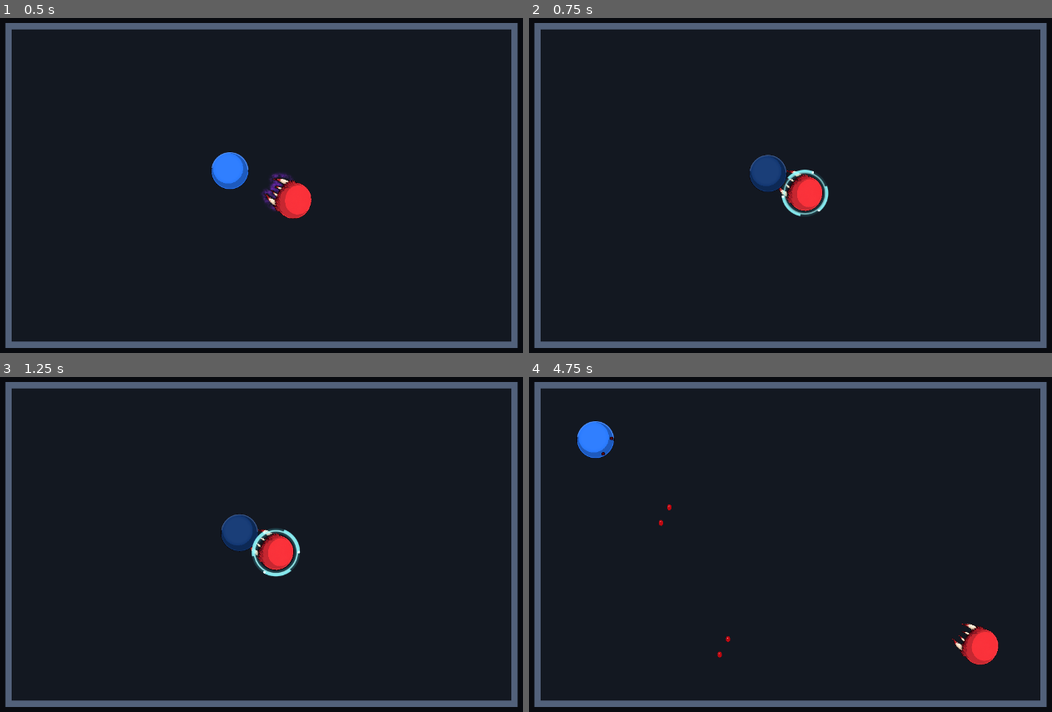
Above: before the commit, frames 1-4 (two rows, left to right).
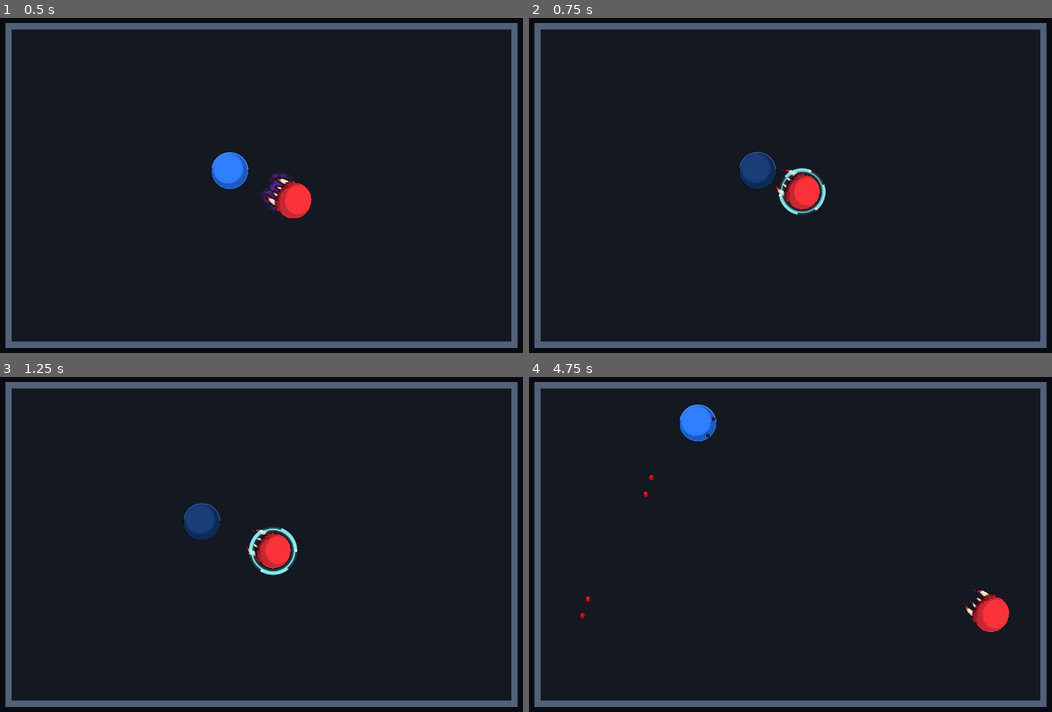
Above: after the commit, the same moments.

Repository: Esoptron/BallArena
Game: Godot game, scene res://scenes/main.tscn
Two runs of this game, one before a commit and one after it. Both use one fixed random seed, a clock stepped at 60 frames per second and the inputs below.
Inputs:
- Up to frame 1 (0.5 s): no input
- Up to frame 2 (0.75 s): no input
- Up to frame 3 (1.25 s): no input
- Up to frame 4 (4.75 s): no input

Frame 1 is identical in both runs. In frame 2, 1.2% of the frame differs, in the area x 40-58%, y 39-60%; in frame 3, 1.9%; in frame 4, 2.7%, in the area x 9-92%, y 8-87%.

Commit message:
Carry bitten victim in vampire incoming direction at one-third speed

Diff:
--- a/scripts/vampire.gd
+++ b/scripts/vampire.gd
@@ -12,7 +12,6 @@
 @export_range(0.0, 100.0, 1.0) var bite_reach: float = 30.0
 @export_range(0.0, 30.0, 0.1) var recovery_time: float = 1.0
 @export_range(0.0, 0.6, 0.01) var tooth_immersion: float = 1.0 / 3.0
-@export_range(0.0, 40.0, 0.5) var bite_pull_distance: float = 6.0
 
 var has_bitten: bool = false
 var ticks_remaining: int = 0
@@ -25,9 +24,8 @@
 var _clock: float = 0.0
 var _bite_elapsed: float = 0.0
 var _fixed_fang_diameter: float = 70.0
-var _pull_start_separation: float = 0.0
-var _pull_goal_separation: float = 0.0
-var _pull_direction: Vector2 = Vector2.RIGHT
+var _carry_velocity: Vector2 = Vector2.ZERO
+var _victim_freeze_mode: int = RigidBody2D.FREEZE_MODE_STATIC
 
 
 func _ready() -> void:
@@ -74,7 +72,7 @@
 			_finish_bite()
 		else:
 			_bite_elapsed += delta
-			_advance_pull(delta)
+			_advance_carried_motion(delta)
 			_tick_elapsed += delta
 			var interval := bite_duration / bite_units
 			while _tick_elapsed + 0.000001 >= interval and ticks_remaining > 0:
@@ -102,6 +100,11 @@
 		return false
 	if not is_instance_valid(victim) or victim == fighter or victim.current_health <= 0 or victim.is_invulnerable():
 		return false
+	var opening_direction := fighter.linear_velocity.normalized()
+	if opening_direction.is_zero_approx():
+		opening_direction = fighter.get("_last_direction") as Vector2
+	_carry_velocity = opening_direction * (fighter.movement_speed / 3.0)
+	_victim_freeze_mode = victim.freeze_mode
 	_fixed_fang_diameter = fighter.visual_diameter()
 	fighter.begin_feeding(_fixed_fang_diameter)
 	bite_target = victim
@@ -114,6 +117,7 @@
 	fighter.hold_motion(self)
 	fighter.set_invulnerable(self, true)
 	victim.hold_motion(self)
+	victim.freeze_mode = RigidBody2D.FREEZE_MODE_KINEMATIC
 	victim.paralyze(bite_duration)
 	_place_for_bite(victim)
 	bite_started.emit(victim)
@@ -137,6 +141,7 @@
 			away = Vector2.RIGHT
 		if completed and victim.current_health > 0:
 			victim.apply_bite_marks(fighter.global_position, mark_spacing)
+		victim.freeze_mode = _victim_freeze_mode
 		victim.prevent_attacks(recovery_time)
 		victim.release_motion(self, away)
 	fighter.end_feeding()
@@ -154,14 +159,18 @@
 	return _fixed_fang_diameter if bite_target != null else fighter.visual_diameter()
 
 
-func _advance_pull(delta: float) -> void:
-	var progress := clampf(_bite_elapsed / bite_duration, 0.0, 1.0)
-	var separation := lerpf(_pull_start_separation, _pull_goal_separation, progress)
-	var destination := fighter.global_position + _pull_direction * separation
-	var displacement := destination - bite_target.global_position
-	# The helpless body is driven once per physics step instead of normal free motion.
-	bite_target.global_position = destination
-	bite_target.linear_velocity = displacement / delta
+func _advance_carried_motion(delta: float) -> void:
+	var motion := _carry_velocity * delta
+	for impact in 4:
+		var collision := bite_target.move_and_collide(motion, false, 0.001)
+		if collision == null:
+			break
+		var normal := collision.get_normal()
+		_carry_velocity = _carry_velocity.bounce(normal)
+		motion = collision.get_remainder().bounce(normal)
+		if motion.is_zero_approx():
+			break
+	bite_target.linear_velocity = _carry_velocity
 
 
 func fang_spacing() -> float:
@@ -185,12 +194,6 @@
 	var separation := fang_tip_depth() + victim_surface - exposed_length * tooth_immersion
 	# Keep the circular bodies separate even if a low-health pulse later grows.
 	separation = maxf(separation, (fighter.diameter + victim.diameter) * 0.5 + 0.5)
-	_pull_goal_separation = separation
-	var available_pull := maxf(0.0, fang_tip_depth() + victim_surface - separation - 0.2)
-	_pull_start_separation = separation + minf(available_pull,
-		bite_pull_distance * _fixed_fang_diameter / fighter.diameter)
-	_pull_direction = toward
-	separation = _pull_start_separation
 	fighter.global_position = victim.global_position - toward * separation
 	# At a wall, translate the pair together instead of pushing a body through it.
 	var arena := fighter.get_parent().get_parent() as BallArena
--- a/tests/vampire_test.gd
+++ b/tests/vampire_test.gd
@@ -22,6 +22,7 @@
 	await test_protected_bite()
 	await test_shared_statuses_and_wounds()
 	await test_tooth_immersion()
+	await test_carried_direction()
 	await test_bite_body_pulse()
 	await test_visuals_and_health()
 	await test_live_low_health()
@@ -110,11 +111,10 @@
 	check(red.current_health == 99 and blue.current_health == 51,
 		"First 0.3-second tick should deal and heal exactly one unit.")
 	await ticks(620)
-	check(red.is_paralyzed() and red.position.distance_to(pinned_position) > 5.0
-		and red.position.distance_to(blue.position) < pinned_position.distance_to(blue.position),
-		"Victim must slowly move toward the vampire throughout the bite.")
-	check(red.linear_velocity.length() > 0.0 and red.linear_velocity.length() < 10.0,
-		"Controlled victim movement must be slow, not the normal ball speed.")
+	check(red.is_paralyzed() and red.position.distance_to(pinned_position) > 100.0,
+		"Helpless victim must continue moving rather than remain pinned.")
+	check(absf((fangs.get("_carry_velocity") as Vector2).length() - blue.movement_speed / 3.0) < 0.05,
+		"Victim must move at exactly one third of the attacker's configured speed.")
 	check(blue.position.distance_to(attacker_position) < 0.01 and blue.freeze,
 		"Attacker must remain fixed for the entire bite.")
 	check(tick_damage.size() == 9, "Nine ticks should have completed before 3 seconds.")
@@ -325,15 +325,14 @@
 		red.position = blue.position - direction * 95.0
 		var fangs := red.get_node("Vampire") as VampireFangs
 		check(fangs.try_bite(blue), "Immersion fixture must start a bite.")
-		await ticks(600)
 		var spacing := red.position.distance_to(blue.position)
 		var radius := red.visual_diameter() * 0.5
 		var side := fangs.fang_spacing() * 0.5
 		var front_surface := spacing - sqrt(35.0 * 35.0 - side * side)
 		var exposed_length := fangs.fang_tip_depth() - sqrt(radius * radius - side * side)
 		var hidden_fraction := (fangs.fang_tip_depth() - front_surface) / exposed_length
-		check(hidden_fraction > 0.20 and hidden_fraction < 1.0 / 3.0 + 0.01,
-			"Victim must be pulled progressively toward one-third fang immersion.")
+		check(absf(hidden_fraction - 1.0 / 3.0) < 0.01,
+			"Opening bite must immerse one third of the long fangs.")
 		check(spacing >= 70.0, "Circular bodies must remain separate during immersion.")
 		check(red.z_index + fangs.z_index < blue.z_index
 			and red.z_index + fangs.z_index > arena.z_index,
@@ -382,3 +381,44 @@
 	check(is_equal_approx(((red.get_node("CollisionShape2D") as CollisionShape2D).shape
 		as CircleShape2D).radius, 33.25), "Collider must follow the subtle body pulse.")
 	await remove_arena(arena)
+
+
+func test_carried_direction() -> void:
+	for speed in [180.0, 320.0, 600.0]:
+		var arena := new_arena()
+		var red := arena.get_node("Balls/RedBall") as ArenaBall
+		var blue := arena.get_node("Balls/BlueBall") as ArenaBall
+		red.opponent = null
+		blue.opponent = null
+		red.position = Vector2(420, 250)
+		blue.position = Vector2(515, 250)
+		red.movement_speed = speed
+		# Incoming vampire moves down, while the victim is to its right.
+		red.linear_velocity = Vector2.DOWN * speed
+		var fangs := red.get_node("Vampire") as VampireFangs
+		check(fangs.try_bite(blue), "Carried-motion fixture must start.")
+		var start := blue.position
+		var attacker_start := red.position
+		await ticks(60)
+		var elapsed: float = fangs.get("_bite_elapsed")
+		var displacement := blue.position - start
+		check(absf(displacement.x) < 0.01 and displacement.y > 0.0,
+			"Victim must inherit the vampire's incoming direction, not aim toward it.")
+		check(absf(displacement.length() / elapsed - speed / 3.0) < 0.05,
+			"Measured victim displacement must match one-third speed for different vampire speeds.")
+		check(red.position.distance_to(attacker_start) < 0.01,
+			"Attacker must remain stationary while its incoming motion is carried by the victim.")
+		# Put the victim close to the lower wall to exercise a reflected trajectory.
+		blue.position.y = arena.arena_size.y - 42.0
+		blue.reset_physics_interpolation()
+		await ticks(60)
+		check(blue.position.y <= arena.arena_size.y - 35.0 + 0.1
+			and (fangs.get("_carry_velocity") as Vector2).y < 0.0,
+			"Carried victim must bounce at the arena wall.")
+		start = blue.position
+		var before_elapsed: float = fangs.get("_bite_elapsed")
+		await ticks(60)
+		elapsed = float(fangs.get("_bite_elapsed")) - before_elapsed
+		check(absf(blue.position.distance_to(start) / elapsed - speed / 3.0) < 0.05,
+			"Measured speed must remain one third after wall reflection.")
+		await remove_arena(arena)
Not shown, changed: README.md
